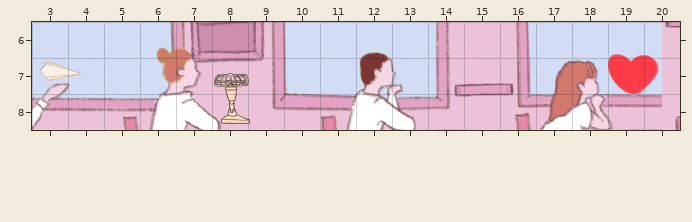
Two versions of a level (Tiled map, GXPEngine2022BB/GXPEngine/bin/Debug/TestLevel.tmx). Above: the version before the commit.
Cells are 64x64 px. Shown: x 3..20, y 6..8.
The result:
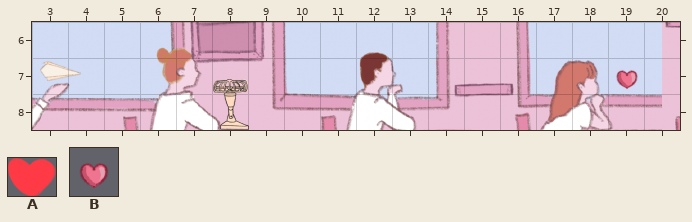
Key: from "PH_Heart": A 0; from "heart_spritesheet": B 0.
Objects are placed by their top-left corner, in cells (3,4 is the top-left corner of cell 3,4); size is 1x1 cell unless given.
From old to new:
--- layer "Objects"
+B "GXPEngine.Goal" at 19,7
-A "GXPEngine.Goal" at 19,6.9 size 1.4x1.1
Changed places in both pictures, as pixel boxes (x1, y1, x2, y2):
changed: (608, 54, 659, 94)
